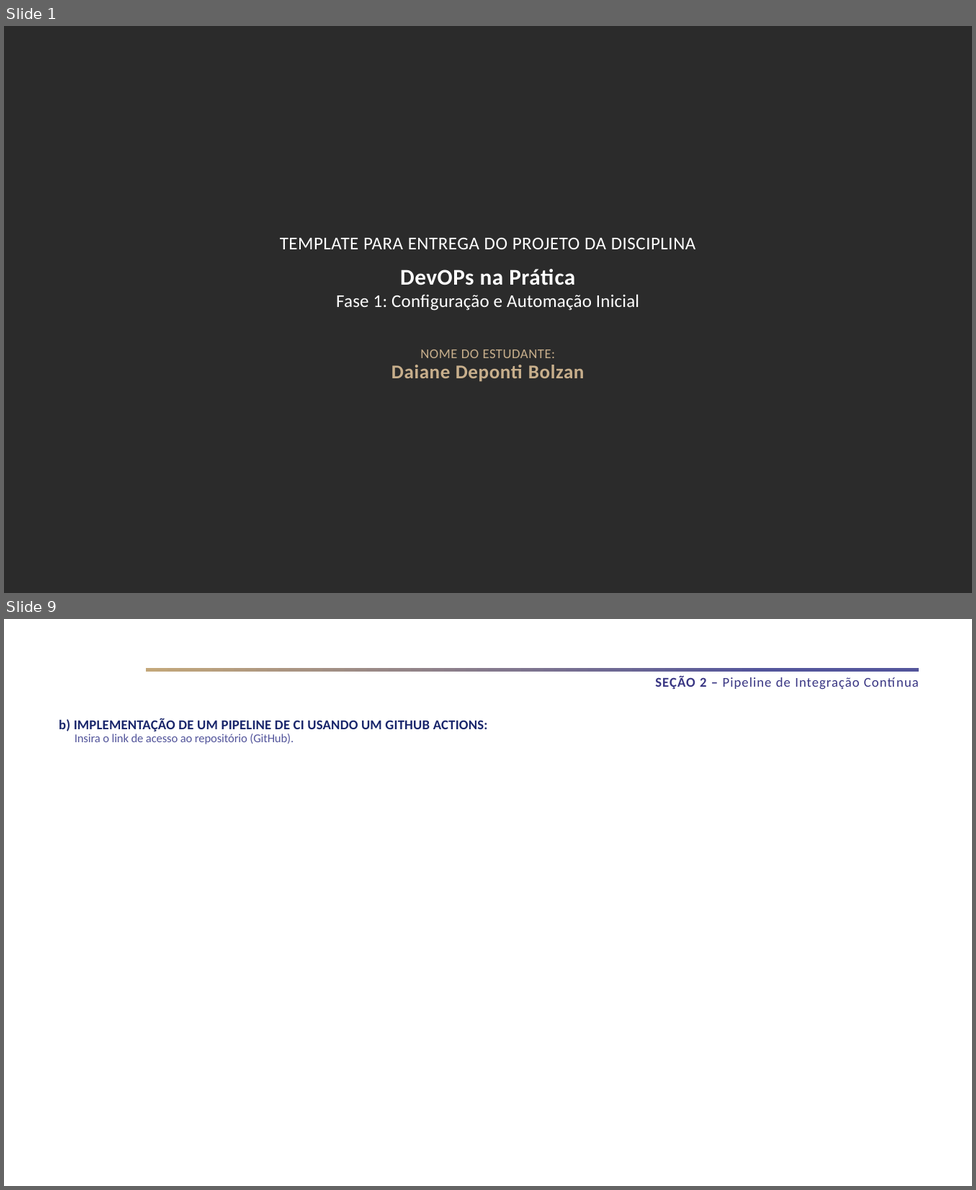
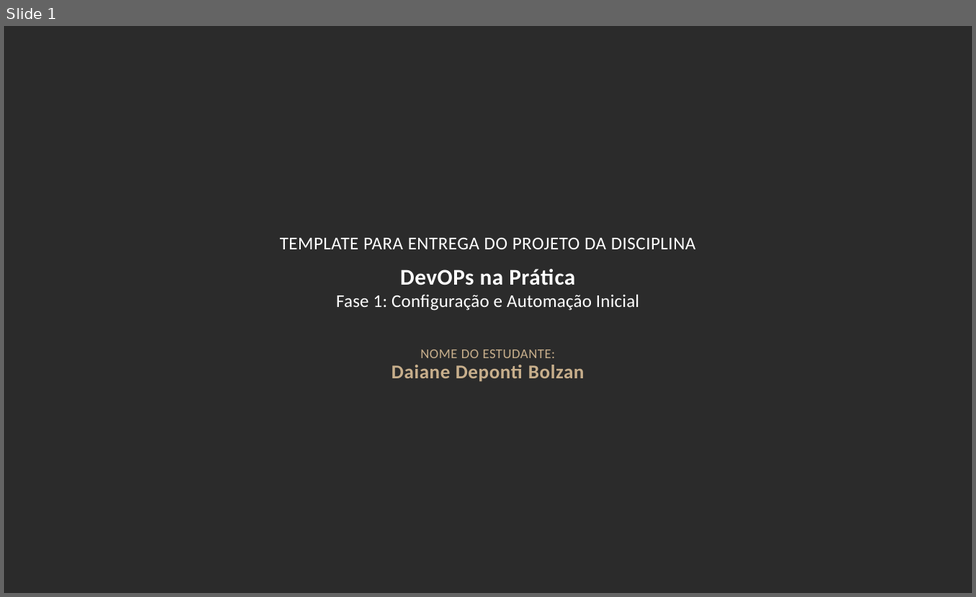
Before and after one commit to Daaaiii/Devops, a slide deck: Daiane Bolzan - Fase 1 - DevOps na Prática.pptx. Shown one above the other, each under a label of ours: slides 1 and 9 before the commit, slide 1 after it; the slides between them are not shown. The pictures are 976x1190 and 976x597 pixels, drawn with LibreOffice and Linux fonts; fonts in the diff are those of the drawing; background and template pictures are left out; a plain dark background stands for a picture behind light text. Boxes give left, top, right and bottom in pixels: in the first picture for what was removed or moved away, otherwise in the second. Text is boxed around its words. In the diff, an @@ line names an element or a change of style, - is before the commit and + after.

```diff
--- a/Daiane Bolzan - Fase 1 - DevOps na Prática.pptx
+++ b/Daiane Bolzan - Fase 1 - DevOps na Prática.pptx
@@ slide 9 removed at (x1=4, y1=619, x2=972, y2=1186), background #FFFFFF @@
@@ rectangle removed at (x1=145, y1=668, x2=918, y2=672) @@
@@ text removed at (x1=655, y1=676, x2=859, y2=689) @@
-SEÇÃO 2 – Pipeline de Integração Contínua
@@ text removed at (x1=59, y1=718, x2=488, y2=731) @@
-b) IMPLEMENTAÇÃO DE UM PIPELINE DE CI USANDO UM GITHUB ACTIONS:
@@ table removed at (x1=75, y1=731, x2=304, y2=748), 1 rows, 1 columns @@
-Insira o link de acesso ao repositório (GitHub).
```
Also in this commit, not shown: 14 slides added, 4 other slides removed, 1 other file.
